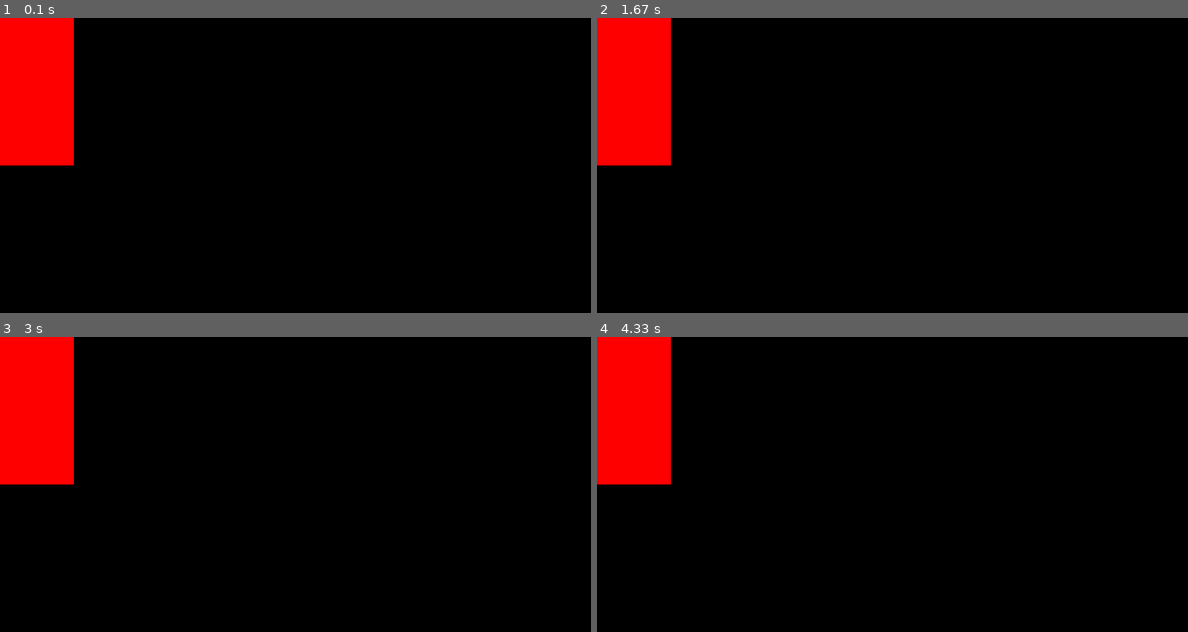
Above: before the commit, frames 1-4 (two rows, left to right).
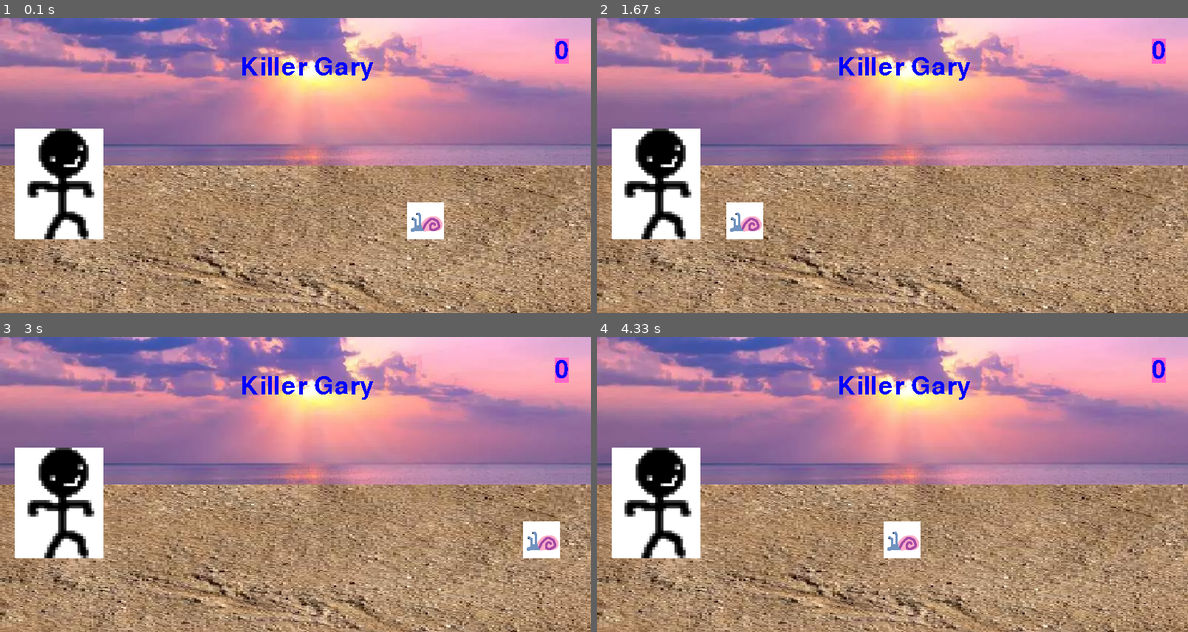
Above: after the commit, the same moments.

Repository: AJHS-Kelley/8b-ajhs-game-programming-23-24-ScullFoxx
Game: pygame game, started from gaming_excercises/08_ultimateIntroPygame/ultimateIntroPygame.py
Two runs of this game, one before a commit and one after it. Both use one fixed random seed, a clock stepped at 60 frames per second and the inputs below.
Inputs:
- Up to frame 1 (0.1 s): no input
- Up to frame 2 (1.67 s): no input
- Up to frame 3 (3 s): no input
- Up to frame 4 (4.33 s): no input

The runs differ from the first frame. In frame 1, 99% of the frame differs, in the area x 0-100%, y 0-100%; in frame 2, 99%; in frame 3, 99%; in frame 4, 99%.

Commit message:
v0.5
Updating in .5 intervals, gotten up to drawing rectangles (+colors)

Diff:
--- a/gaming_excercises/08_ultimateIntroPygame/ultimateIntroPygame.py
+++ b/gaming_excercises/08_ultimateIntroPygame/ultimateIntroPygame.py
@@ -1,23 +1,59 @@
-# ultimateIntroPygame Sculley, Alexandra, v0.1
+# KILLER GARY!111!!1 Sculley, Alexandra, v0.5
 
 import pygame
 from sys import exit
 
 pygame.init()
 screen = pygame.display.set_mode((800,400))
-pygame.display.set_caption('Runner')
+pygame.display.set_caption('KILLER GARY!1!111!!!!')
 clock = pygame.time.Clock()
+testFont = pygame.font.Font(None, 50)
+textColor = (64,64,64)
 
 
-testSurface = pygame.Surface((100,200))
-testSurface.fill('Red')
+pink = (255, 100, 200)
+#testSurface = pygame.Surface((100,200))
+#testSurface.fill(pink)
+skySurface = pygame.image.load('Images/Sky.png').convert()
+groundSurface = pygame.image.load('Images/Ground.jfif').convert()
+titleSurface = testFont.render('Killer Gary', False, 'Blue')
+
+scoreSurface = testFont.render('0', False, 'Blue')
+scoreRectanlge = scoreSurface.get_rect(center = (760, 45))
+
+snailSurface = pygame.image.load('Images/snail.png').convert_alpha()
+snailRectangle = snailSurface.get_rect(midbottom = (600,300))
+
+playerSurface = pygame.image.load('Images/Littlebro.png').convert_alpha()
+playerRectangle = playerSurface.get_rect(midbottom = (80,300))
+
 while True:
     for event in pygame.event.get():
         if event.type == pygame.QUIT:
             pygame.quit()
             exit()
+        # if event.type == pygame.MOUSEMOTION:
+        #     if playerRectangle.collidepoint(event.pos): print('DONT TOUCH ME')
     # draw all our elements
     # update everything
-    screen.blit(testSurface, (0,0))
+    screen.blit(skySurface, (0,0))
+    screen.blit(groundSurface, (0,200))
+    screen.blit(titleSurface, (325, 50))
+    pygame.draw.rect(screen, pink, scoreRectanlge)
+    pygame.draw.rect(screen, pink, scoreRectanlge,10)
+
+    screen.blit(scoreSurface, scoreRectanlge)
+    snailRectangle.x -= 4
+    screen.blit(snailSurface, snailRectangle)
+    if snailRectangle.right <= 0: snailRectangle.left = 800
+    screen.blit(playerSurface, playerRectangle)
+
+    # if playerRectangle.colliderect(snailRectangle):
+    #     print('collision')
+    # mousePos = pygame.mouse.get_pos()
+    # if playerRectangle.collidepoint(mousePos):
+    #     print(pygame.mouse.get_pressed())
+
+
     pygame.display.update()
     clock.tick(60)
Binary file added: Images/Littlebro.png
Binary file added: Images/ground.jfif
Binary file added: Images/ground.png
Binary file added: Images/sky.PNG
Binary file added: Images/snail.png
